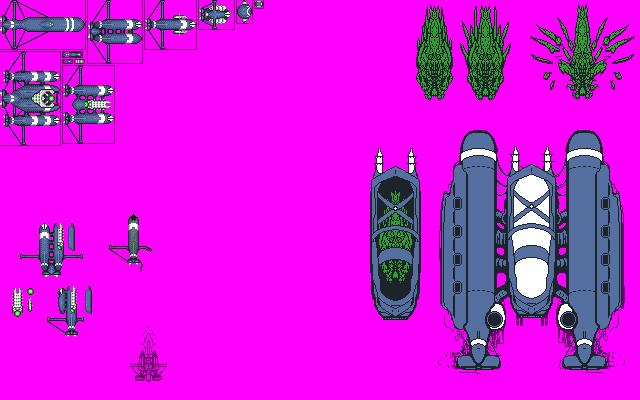
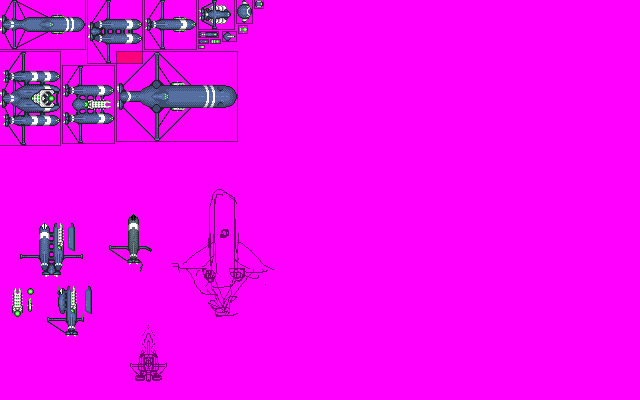
Before/after of a 640×400 layered artwork. What changed in the layer stack:
painted on "Borders" over bbox(62, 25, 248, 142)
painted on "Sprites" over bbox(51, 12, 247, 141)
painted on "Roughs" over bbox(370, 4, 634, 370)
painted on "Sketch" over bbox(172, 5, 635, 374)
